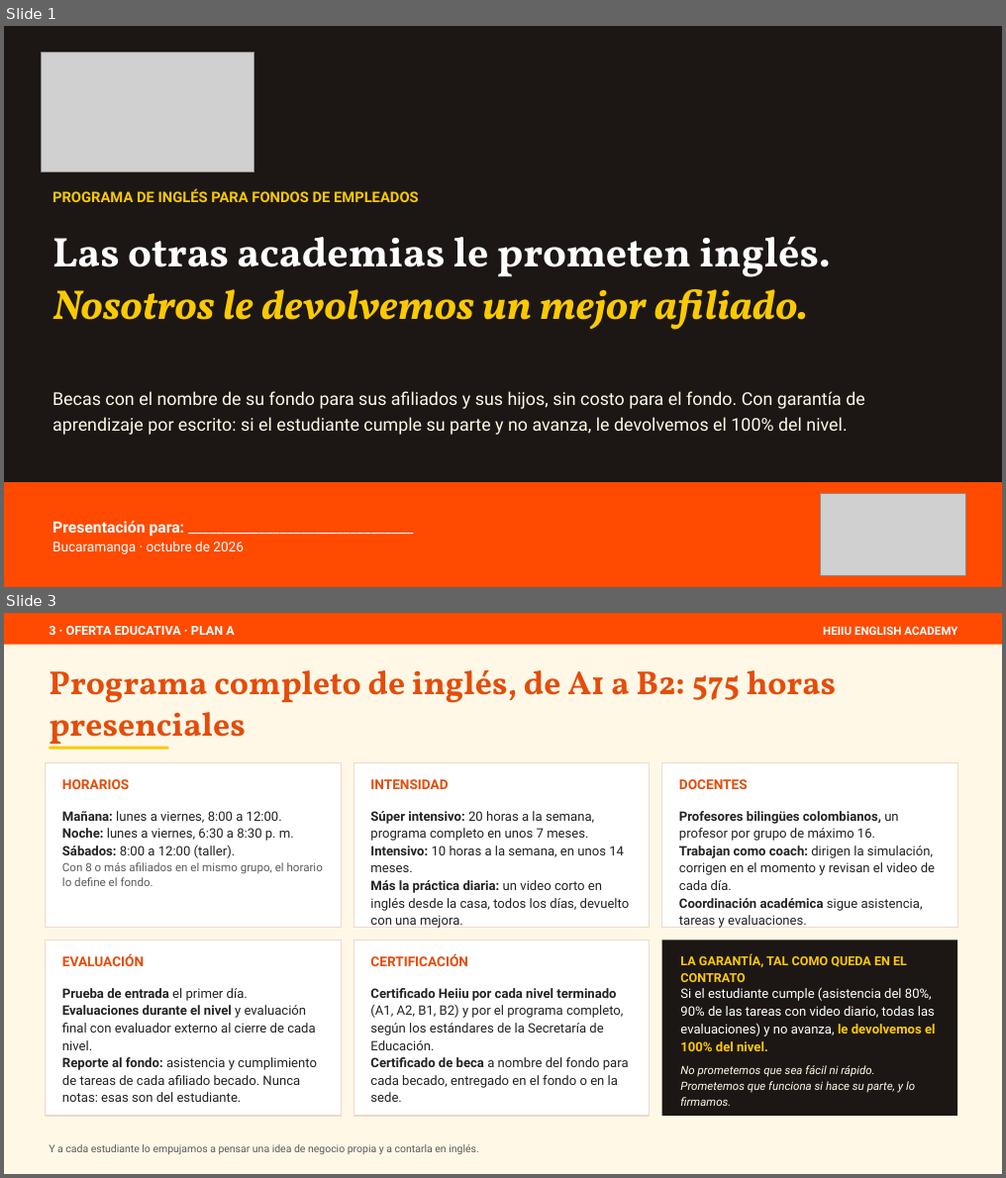
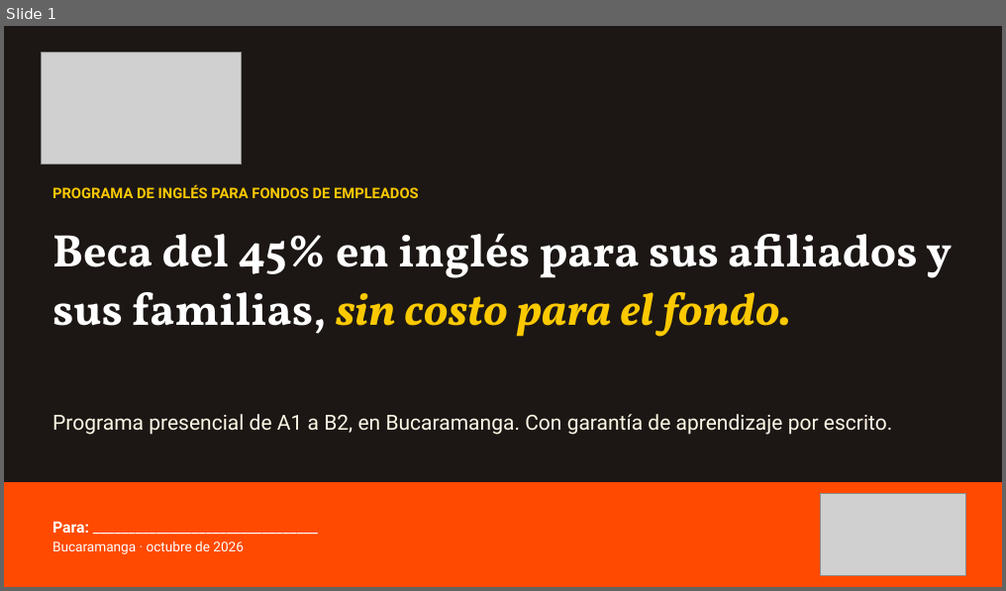
Before and after one commit to gomezrdiana/Plan-academico, a slide deck: recursos/comercial/B2B/PRESENTACION_FONDOS_EMPLEADOS_HEIIU.pptx. Shown one above the other, each under a label of ours: slides 1 and 3 before the commit, slide 1 after it; the slides between them are not shown. The pictures are 1006x1178 and 1006x591 pixels, drawn with LibreOffice and Linux fonts; fonts in the diff are those of the drawing; grey boxes stand for pictures. Boxes give left, top, right and bottom in pixels: in the first picture for what was removed or moved away, otherwise in the second. Text is boxed around its words. In the diff, an @@ line names an element or a change of style, - is before the commit and + after.

```diff
--- a/recursos/comercial/B2B/PRESENTACION_FONDOS_EMPLEADOS_HEIIU.pptx
+++ b/recursos/comercial/B2B/PRESENTACION_FONDOS_EMPLEADOS_HEIIU.pptx
@@ slide 3 removed at box(4, 613, 1002, 1174), background #FFFFFF @@
@@ rectangle removed at box(4, 613, 1002, 1174) @@
@@ rectangle removed at box(4, 613, 1002, 645) @@
@@ text removed at box(49, 626, 234, 635) @@
-3 · OFERTA EDUCATIVA · PLAN A
@@ text removed at box(823, 626, 957, 635) @@
-HEIIU ENGLISH ACADEMY
@@ text removed at box(49, 670, 836, 750) @@
-Programa completo de inglés, de A1 a B2: 575 horas presenciales
@@ rectangle removed at box(49, 747, 168, 750) @@
@@ rectangle removed at box(46, 762, 341, 928) @@
@@ text removed at box(62, 779, 129, 789) @@
-HORARIOS
@@ rectangle removed at box(353, 762, 649, 928) @@
@@ text removed at box(370, 779, 448, 789) @@
-INTENSIDAD
@@ rectangle removed at box(662, 762, 957, 928) @@
@@ text removed at box(679, 779, 747, 789) @@
-DOCENTES
@@ text removed at box(62, 811, 323, 886) @@
-Mañana: lunes a viernes, 8:00 a 12:00.
-Noche: lunes a viernes, 6:30 a 8:30 p. m.
-Sábados: 8:00 a 12:00 (taller).
-Con 8 o más afiliados en el mismo grupo, el horario lo define el fondo.
@@ text removed at box(370, 811, 630, 928) @@
-Súper intensivo: 20 horas a la semana, programa completo en unos 7 meses.
-Intensivo: 10 horas a la semana, en unos 14 meses.
-Más la práctica diaria: un video corto en inglés desde la casa, todos los días, devuelto con una mejora.
@@ text removed at box(679, 811, 935, 928) @@
-Profesores bilingües colombianos, un profesor por grupo de máximo 16.
-Trabajan como coach: dirigen la simulación, corrigen en el momento y revisan el video de cada día.
-Coordinación académica sigue asistencia, tareas y evaluaciones.
@@ rectangle removed at box(46, 940, 341, 1116) @@
@@ text removed at box(62, 955, 144, 966) @@
-EVALUACIÓN
@@ rectangle removed at box(353, 940, 649, 1116) @@
@@ text removed at box(370, 955, 468, 966) @@
-CERTIFICACIÓN
@@ rectangle removed at box(662, 940, 957, 1116) @@
@@ text removed at box(680, 954, 907, 982) @@
-LA GARANTÍA, TAL COMO QUEDA EN EL CONTRATO
@@ text removed at box(62, 988, 317, 1102) @@
-Prueba de entrada el primer día.
-Evaluaciones durante el nivel y evaluación final con evaluador externo al cierre de cada nivel.
-Reporte al fondo: asistencia y cumplimiento de tareas de cada afiliado becado. Nunca notas: esas son del estudiante.
@@ text removed at box(370, 988, 629, 1102) @@
-Certificado Heiiu por cada nivel terminado (A1, A2, B1, B2) y por el programa completo, según los estándares de la Secretaría de Educación.
-Certificado de beca a nombre del fondo para cada becado, entregado en el fondo o en la sede.
@@ text removed at box(680, 987, 936, 1106) @@
-Si el estudiante cumple (asistencia del 80%, 90% de las tareas con video diario, todas las evaluaciones) y no avanza, le devolvemos el 100% del nivel.
-No prometemos que sea fácil ni rápido. Prometemos que funciona si hace su parte, y lo firmamos.
@@ text removed at box(49, 1145, 478, 1155) @@
-Y a cada estudiante lo empujamos a pensar una idea de negocio propia y a contarla en inglés.
@@ slide 1 changed as well @@
@@ picture: place and size @@
-picture at box(42, 52, 254, 172)
+picture at box(42, 52, 242, 165)
@@ text "PROGRAMA DE INGLÉS PARA FONDOS ...": place and size @@
-text "PROGRAMA DE INGLÉS PARA FONDOS ..." at box(53, 188, 419, 202)
+text "PROGRAMA DE INGLÉS PARA FONDOS ..." at box(53, 184, 419, 198)
@@ text at box(53, 233, 951, 337): text changed; size 40 to 44 pt; text colour #FBC900 to #FFFFFF; italic off @@
-Las otras academias le prometen inglés. Nosotros le devolvemos un mejor afiliado.
+Beca del 45% en inglés para sus afiliados y sus familias, sin costo para el fondo.
@@ text at box(53, 414, 892, 435): text changed; size 17 to 20 pt @@
-Becas con el nombre de su fondo para sus afiliados y sus hijos, sin costo para el fondo. Con garantía de aprendizaje por escrito: si el estudiante cumple su parte y no avanza, le devolvemos el 100% del nivel.
+Programa presencial de A1 a B2, en Bucaramanga. Con garantía de aprendizaje por escrito.
@@ text at box(53, 521, 89, 533): text changed @@
-Presentación para: ________________________________
+Para: ________________________________
```
Also in this commit, not shown: 1 other slide changed, 4 slides added, 4 other slides removed, 6 other files.
